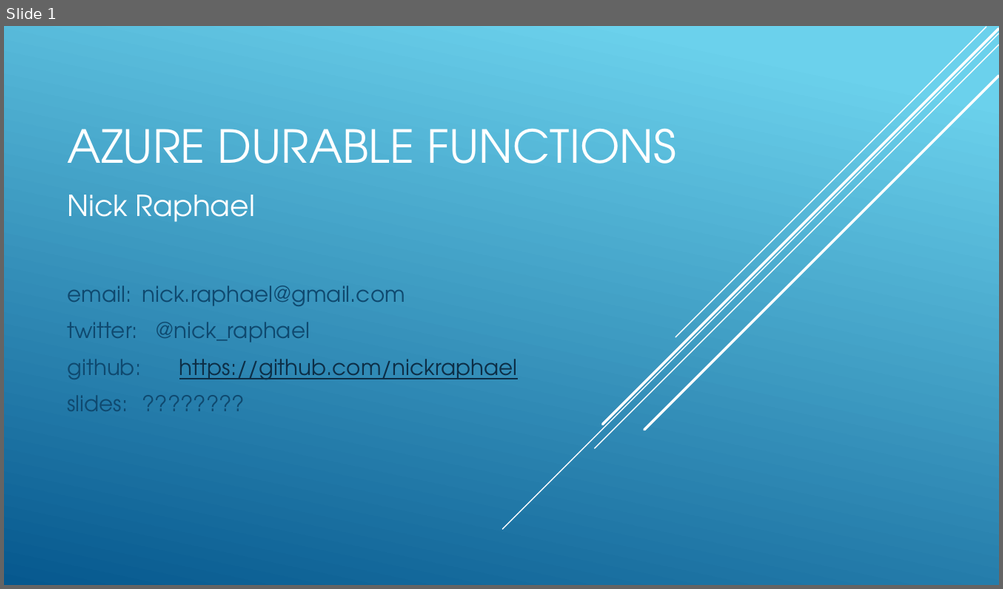
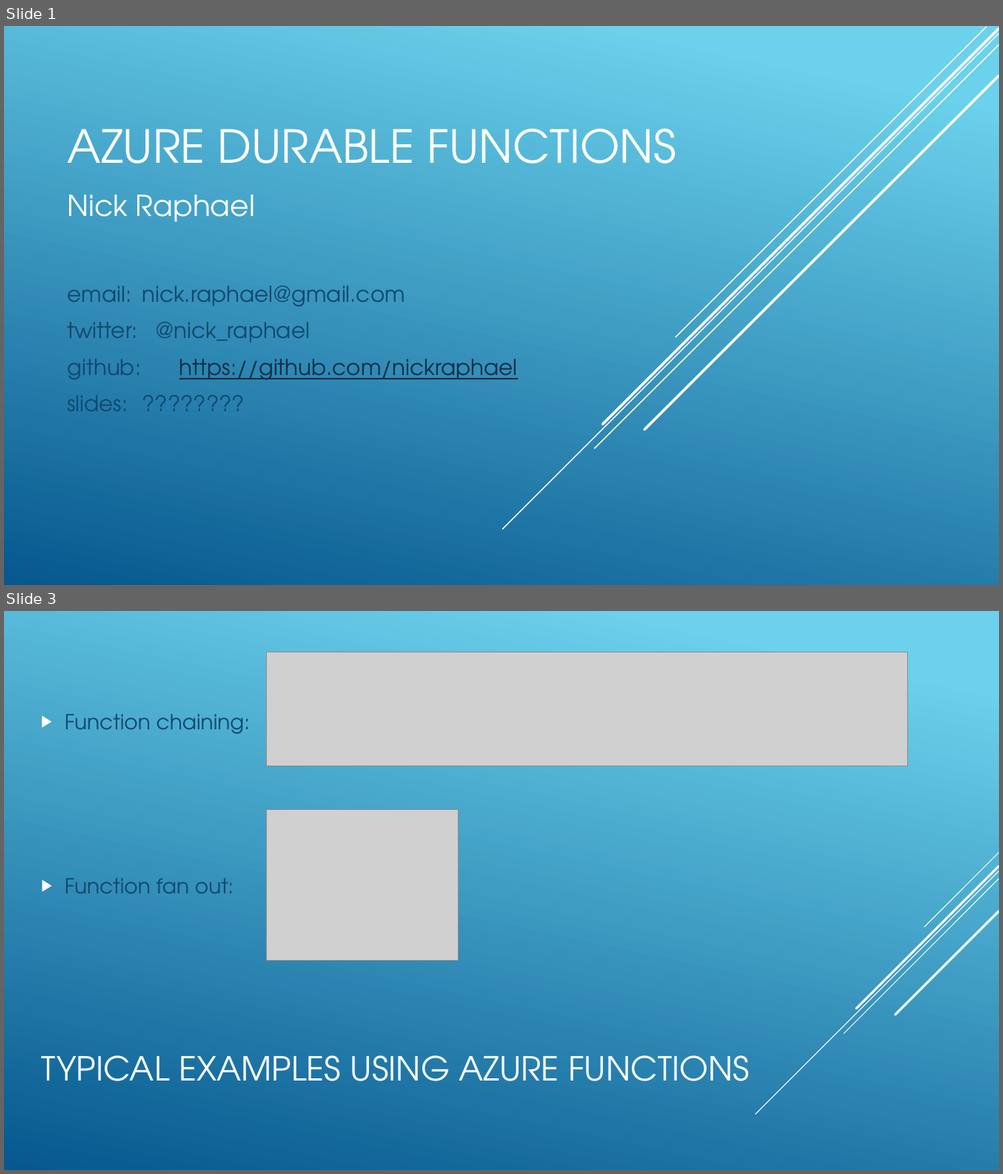
Before and after one commit to nickraphael/Presentations, a slide deck: Azure Durable Functions.pptx. Shown one above the other, each under a label of ours: slide 1 before the commit, slides 1 and 3 after it; the slides between them are not shown. The pictures are 1003x589 and 1003x1174 pixels, drawn with LibreOffice and Linux fonts; fonts in the diff are those of the drawing; grey boxes stand for pictures. Boxes give left, top, right and bottom in pixels: in the first picture for what was removed or moved away, otherwise in the second. Text is boxed around its words. In the diff, an @@ line names an element or a change of style, - is before the commit and + after.

```diff
--- a/Azure Durable Functions.pptx
+++ b/Azure Durable Functions.pptx
@@ slide 3 added at [4,611,999,1170], background gradient #6ED2EB to #06588E @@
@@ picture added at [267,652,908,766] @@
@@ text added at [65,714,250,734], 20 pt, text #0F496F @@
+▶ Function chaining:
@@ picture added at [267,810,458,961] @@
@@ text added at [65,878,233,894], 20 pt, text #0F496F @@
+▶ Function fan out:
@@ group added at [755,853,999,1115]: 5 lines @@
@@ title added at [41,1056,749,1082], 32 pt, text #FFFFFF @@
+TYPICAL EXAMPLES USING AZURE FUNCTIONS
```
Also in this commit, not shown: 2 other slides added.
